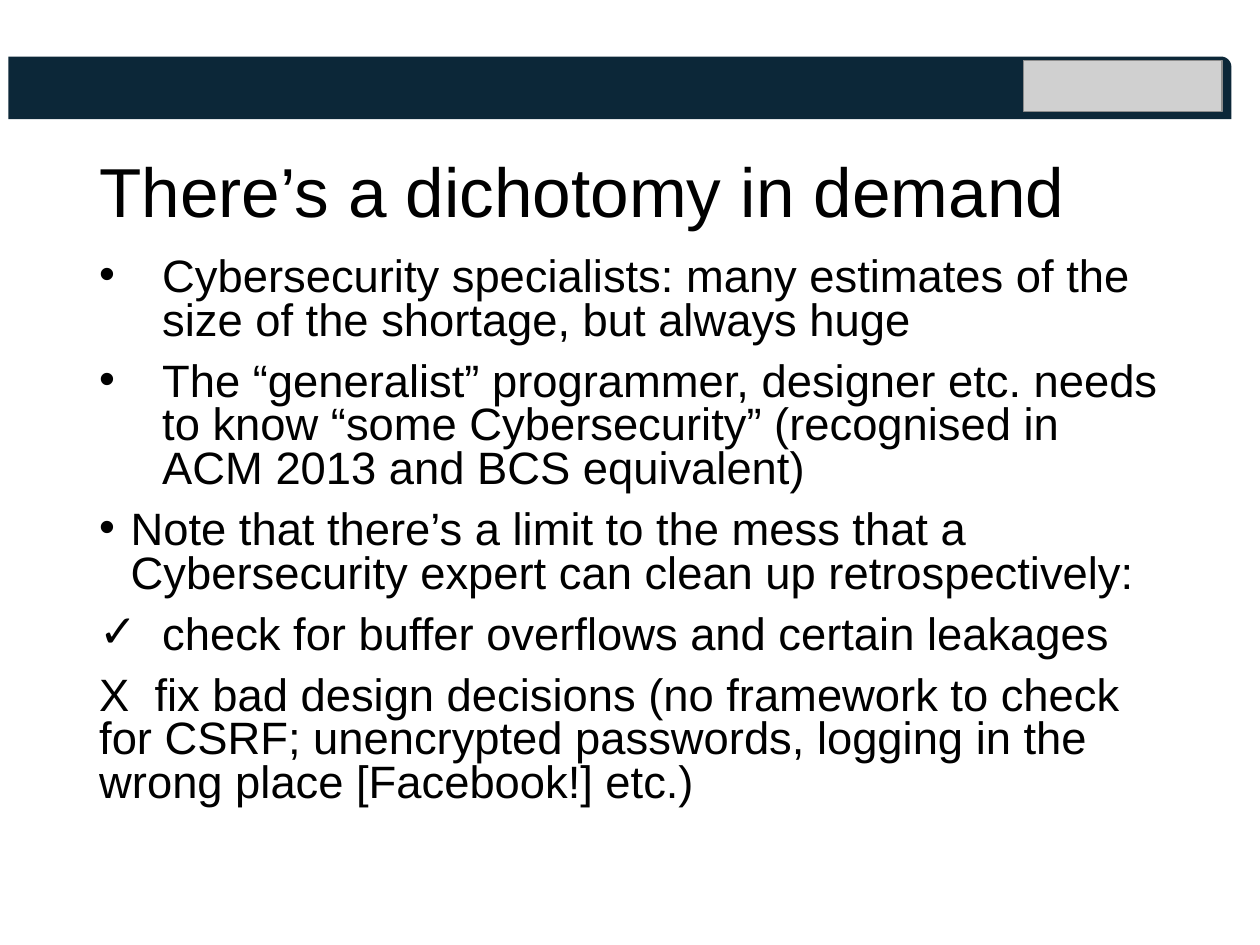
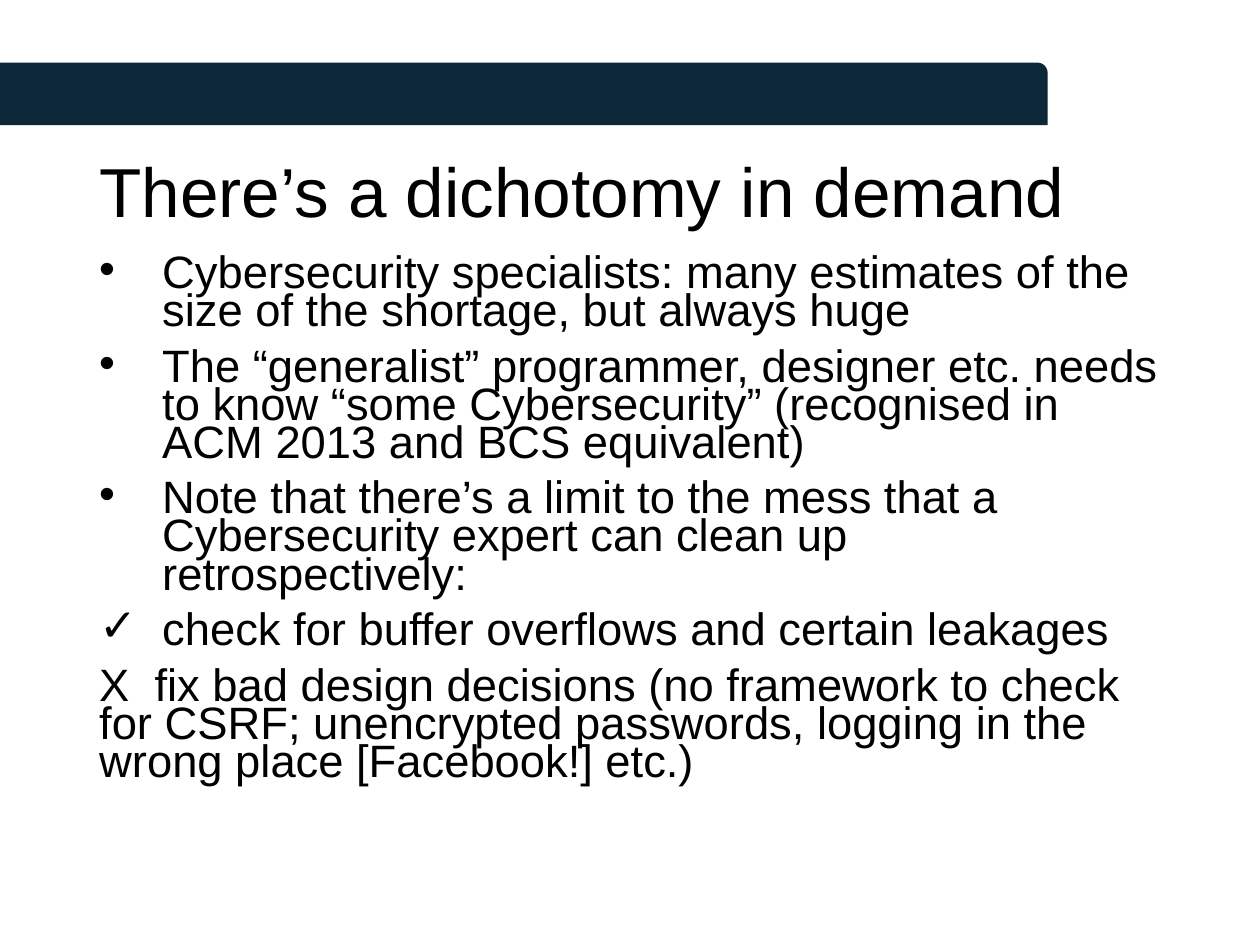
Before and after one commit to tomcrick/FIE2019, a slide deck: slide 3 of TalkatFI2019.pptx. Drawn at 1260x945 pixels with LibreOffice and Linux fonts; fonts in the diff are those of the drawing; grey boxes stand for pictures; background and template pictures are left out. Boxes give left, top, right and bottom in pixels: in the first picture for what was removed or moved away, otherwise in the second. Text is boxed around its words. In the diff, an @@ line names an element or a change of style, - is before the commit and + after.

```diff
--- a/TalkatFI2019.pptx
+++ b/TalkatFI2019.pptx
@@ round rect removed at bbox=[9, 57, 1232, 120] @@
@@ round rect added at bbox=[0, 63, 1048, 126], fill #0C2738 @@
@@ picture removed at bbox=[1024, 60, 1222, 112] @@
@@ text "Cybersecurity specialists: many estimates of ..." at bbox=[99, 255, 1158, 786]: line spacing 0.8 to 0.7; indent changed @@
```
Also in this commit, not shown: 10 other slides changed.
